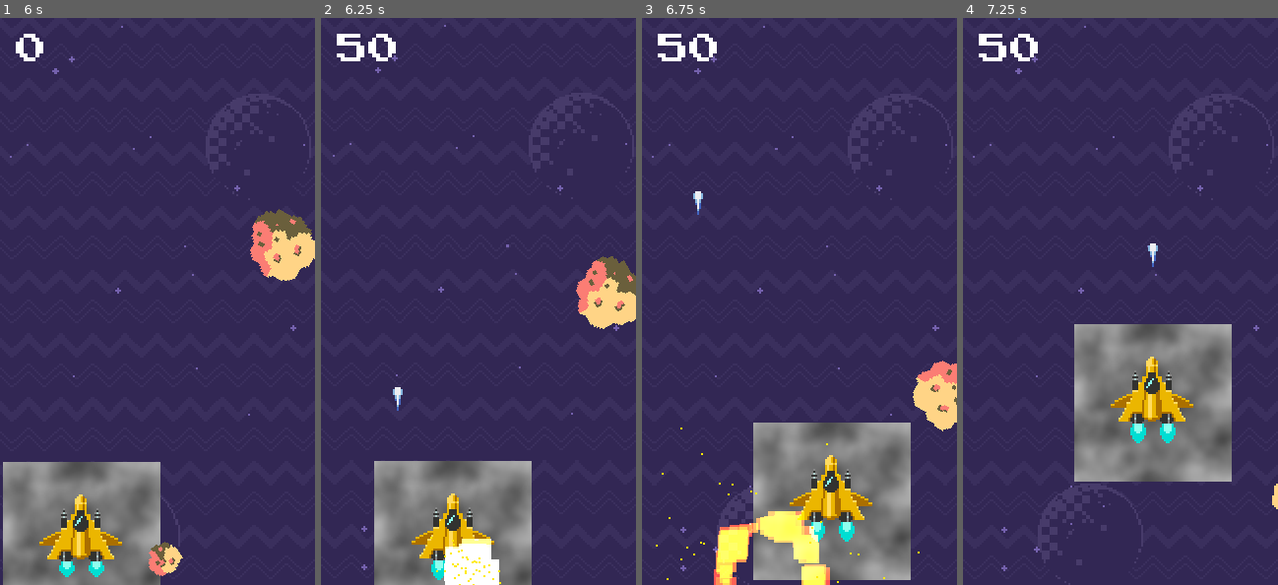
Above: before the commit, frames 1-4 (left to right).
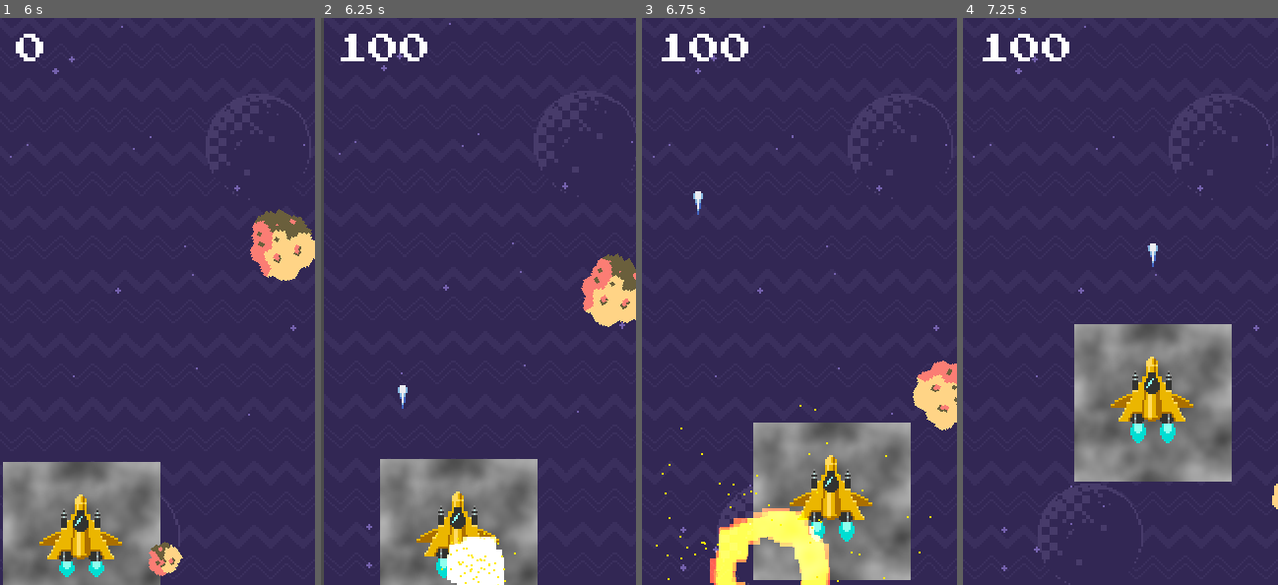
Above: after the commit, the same moments.

Repository: Cludor28/Astro_Explore
Game: Godot game, scene res://scenes/game.tscn
Two runs of this game, one before a commit and one after it. Both use one fixed random seed, a clock stepped at 60 frames per second and the inputs below.
Inputs:
- Up to frame 1 (6 s): tap Enter (ui_accept) at 0.5, 0.77, 1.52, 3.02, 3.77, 4.52 s; hold Right (ui_right) 0.53-1.28 s; hold Down (ui_down) 1.28-2.03 s; hold Right (ui_right) 2.03-2.78 s; hold Up (ui_up) 2.78-3.53 s; hold Left (ui_left) 3.53-5.03 s; hold Down (ui_down) 5.03-5.78 s; hold Right (ui_right) from 5.78 s (still down)
- Up to frame 2 (6.25 s): keep holding Right (ui_right); tap Enter (ui_accept) at 6.02 s
- Up to frame 3 (6.75 s): release Right (ui_right) at 6.53 s; hold Up (ui_up) from 6.53 s (still down)
- Up to frame 4 (7.25 s): keep holding Up (ui_up); tap Enter (ui_accept) at 6.77 s

Frame 1 is identical in both runs. In frame 2, 5.0% of the frame differs, in the area x 0-100%, y 0-100%; in frame 3, 1.6%; in frame 4, 0.5%.

Commit message:
cristais

Diff:
--- a/project.godot
+++ b/project.godot
@@ -36,6 +36,7 @@
 2d_physics/layer_1="player"
 2d_physics/layer_2="lazer"
 2d_physics/layer_3="meteoro"
+2d_physics/layer_4="cristal"
 
 [physics]
 
--- /dev/null
+++ b/scenes/cristal.tscn
@@ -0,0 +1,23 @@
+[gd_scene load_steps=4 format=2]
+
+[ext_resource path="res://sprites/cristais.png" type="Texture" id=1]
+[ext_resource path="res://scripts/cristal.gd" type="Script" id=2]
+
+[sub_resource type="CircleShape2D" id=1]
+radius = 4.12311
+
+[node name="cristal" type="Node2D"]
+use_parent_material = true
+position = Vector2( 76, 100 )
+script = ExtResource( 2 )
+
+[node name="sprite" type="Sprite" parent="."]
+texture = ExtResource( 1 )
+hframes = 3
+
+[node name="Area2D" type="Area2D" parent="."]
+collision_layer = 8
+
+[node name="CollisionShape2D" type="CollisionShape2D" parent="Area2D"]
+shape = SubResource( 1 )
+[connection signal="area_entered" from="Area2D" to="." method="_on_Area2D_area_entered"]
--- a/scenes/game.tscn
+++ b/scenes/game.tscn
@@ -94,19 +94,18 @@
 collision_mask = 4
 
 [node name="shape" type="CollisionShape2D" parent="ship/area"]
-shape = SubResource( 5 )
+shape = SubResource( 3 )
 
 [node name="dead_area" type="Area2D" parent="ship"]
 collision_mask = 4
 
 [node name="CollisionShape2D" type="CollisionShape2D" parent="ship/dead_area"]
-shape = SubResource( 6 )
+shape = SubResource( 4 )
 
 [node name="escudo" parent="ship" instance=ExtResource( 9 )]
 
 [node name="sprite" parent="ship/escudo" index="0"]
 position = Vector2( 0.280613, -0.561205 )
-scale = Vector2( 1, 1 )
 
 [node name="Ship" type="Sprite" parent="ship"]
 texture = ExtResource( 1 )
--- a/scripts/asteroid.gd
+++ b/scripts/asteroid.gd
@@ -52,8 +52,14 @@
 	hp -= 1
 	knock_back = 100
 	if not hp:
-		get_tree().call_group("camera" , "treme" , 1)
-		emit_signal("destroied" , self)
-		queue_free()
+		destroy()
 	else:
 		get_tree().call_group("camera" , "treme" , 1)
+
+func destroy():
+	get_tree().call_group("camera" , "treme" , 1)
+	emit_signal("destroied" , self)
+	queue_free()
+
+func get_hp_inicial():
+	return hps[chosen - 1]
--- /dev/null
+++ b/scripts/cristal.gd
@@ -0,0 +1,22 @@
+extends Node2D
+
+var vel = 0.0
+var dir = Vector2()
+var rot = 0
+
+func _ready():
+	randomize()
+	var frames = $sprite.hframes * $sprite.vframes
+	$sprite.frame = randi() % frames
+
+	vel = rand_range(10 ,  30)
+	dir = Vector2(rand_range(-1 , 1) , rand_range(-1 , 1))
+	rot = rand_range(-10 , 10)
+
+func _process(delta):
+	translate(dir * vel * delta)
+	rotate(rot * delta)
+
+
+func _on_Area2D_area_entered(area):
+	queue_free()
--- a/scripts/inimigos.gd
+++ b/scripts/inimigos.gd
@@ -2,6 +2,7 @@
 
 const PRE_ASTEROID = preload("res://scenes/asteroid.tscn")
 const PRE_EXPLOSION = preload('res://scenes/explosion.tscn')
+const PRE_CRISTAL = preload("res://scenes/cristal.tscn")
 
 export(NodePath) var nave
 
@@ -34,6 +35,11 @@
 	add_child(e)
 	e.global_position = ast.global_position
 
+	for a in range(ast.get_hp_inicial()):
+		var c = PRE_CRISTAL.instance()
+		add_child(c)
+		c.global_position = ast.global_position
+
 func create_asteroid():
 	var ast = PRE_ASTEROID.instance()
 	ast.connect("destroied" , self , "on_asteroid_destroied")
--- a/scripts/ship.gd
+++ b/scripts/ship.gd
@@ -51,9 +51,9 @@
 	global_position.x = clamp(global_position.x , 21 , 139)
 	global_position.y = clamp(global_position.y , 24 , 266)
 
-
-
 func _on_area_area_entered(area):
+	if area.get_parent().has_method("destroy"):
+		area.get_parent().destroy()
 	print(escudo_size)
 	get_tree().call_group("camera" , "treme" , 1)
 	escudo -= .35
Not shown: 3 places in scenes/game.tscn that only renumber resources
Binary file added: sprites/coletaveis.png
Not shown, added: sprites/coletaveis.png.import
Binary file added: sprites/cristais.png
Not shown, added: sprites/cristais.png.import
Binary file added: sprites/items.png
Not shown, added: sprites/items.png.import
Not shown, removed: laser-bolts.zip
